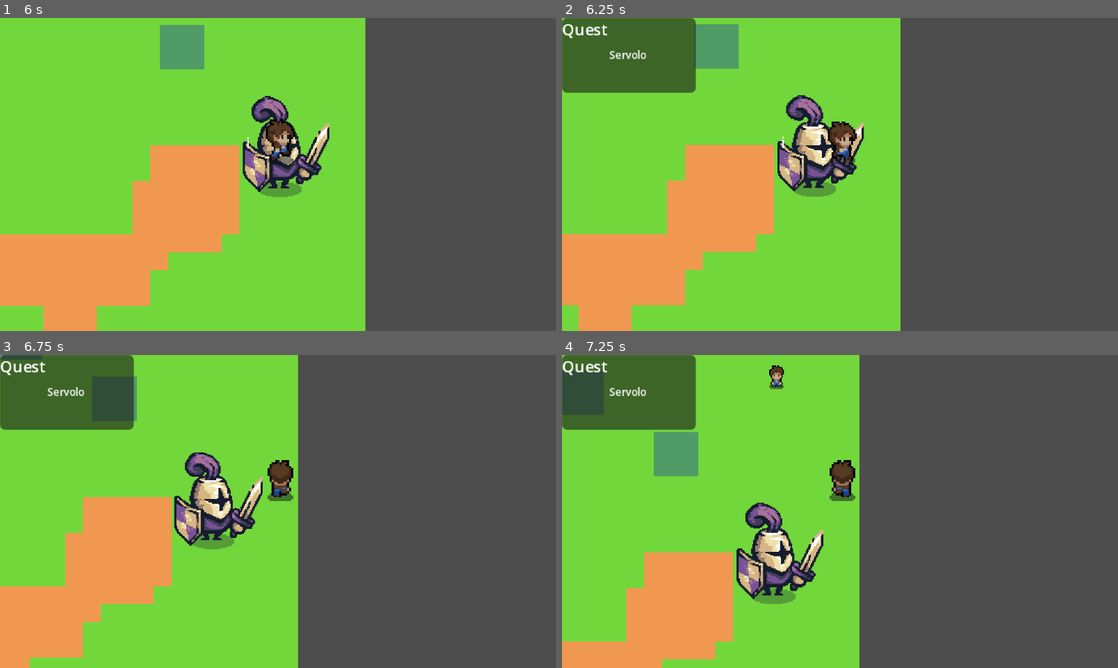
Above: before the commit, frames 1-4 (two rows, left to right).
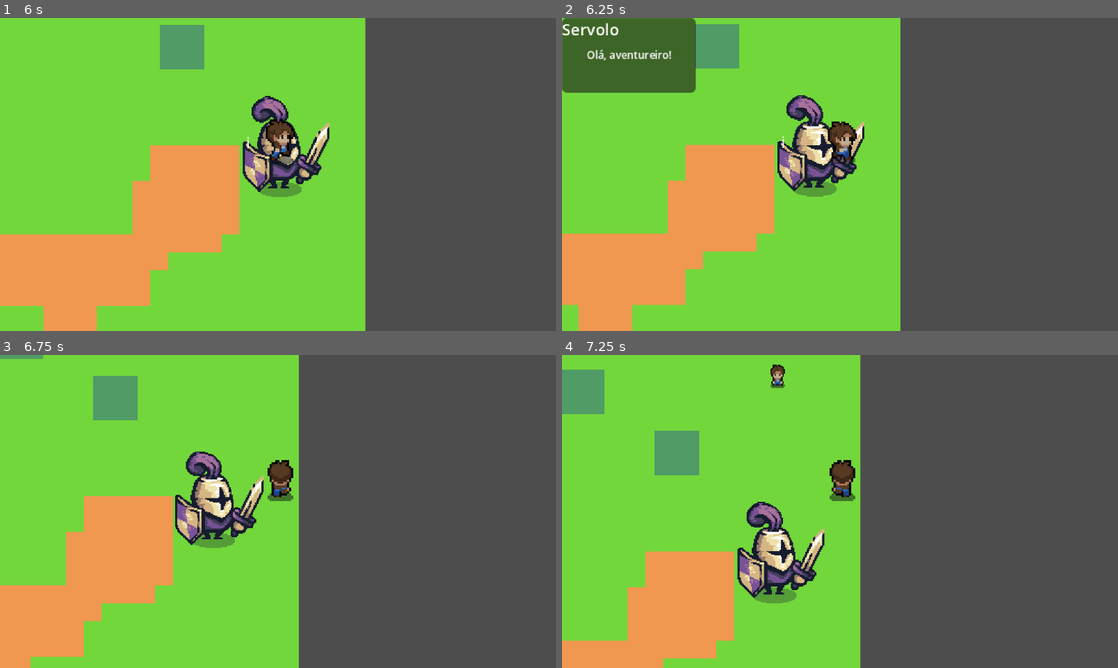
Above: after the commit, the same moments.

Repository: johanpq/game_godot
Game: Godot game, scene res://Scenario1/level_1.tscn
The game is run twice, just before and just after one commit, with the same random seed, the same clock (stepped at 60 frames per second) and the same inputs. This scene is started directly instead of the project's main scene.
Inputs:
- Up to frame 1 (6 s): hold D (move_right) 0.53-1.28 s; tap I (mural_quests) at 0.6, 1.55, 2.1, 2.85, 3.8, 4.35, 5.1 s; hold S (move_down) 1.28-2.03 s; tap F (get_item) at 1.35, 3.6, 5.85 s; hold D (move_right) 2.03-2.78 s; hold W (move_up) 2.78-3.53 s; hold A (move_left) 3.53-5.03 s; hold S (move_down) 5.03-5.78 s; hold D (move_right) from 5.78 s (still down)
- Up to frame 2 (6.25 s): keep holding D (move_right); tap I (mural_quests) at 6.05 s
- Up to frame 3 (6.75 s): release D (move_right) at 6.53 s; hold W (move_up) from 6.53 s (still down); tap I (mural_quests) at 6.6 s
- Up to frame 4 (7.25 s): keep holding W (move_up)

Frame 1 is identical in both runs. In frame 2, 1.2% of the frame differs, in the area x 0-55%, y 1-100%; in frame 3, 7.5%; in frame 4, 7.9%, in the area x 0-54%, y 0-100%.

Commit message:
feat: added dialog

Diff:
--- a/Scenario1/level_1.tscn
+++ b/Scenario1/level_1.tscn
@@ -121,15 +121,15 @@
 
 [node name="Npcs" parent="." instance=ExtResource("3_xsss1")]
 position = Vector2(53, -11)
-quest_text = "Brendo"
 sprite_frames = SubResource("SpriteFrames_amxww")
 animation_name = "idle_npc"
+name_npc = "Brendo"
 
 [node name="Npcs2" parent="." instance=ExtResource("3_xsss1")]
 position = Vector2(52, 58)
-quest_text = "Servolo"
 sprite_frames = SubResource("SpriteFrames_y01nm")
 animation_name = "idle_warrior"
+name_npc = "Servolo"
 
 [node name="Character" parent="." instance=ExtResource("5_5t6ri")]
 position = Vector2(283, 68)
--- a/character/scripts/character.gd
+++ b/character/scripts/character.gd
@@ -35,6 +35,9 @@
 	)
 
 	if direction != Vector2.ZERO:
+		if GlobalVariables.quest_open:
+			return
+
 		var normalized_dir = direction.normalized()
 
 		velocity.x = lerp(velocity.x, normalized_dir.x * move_speed, acceleration)
--- a/globalVariables.gd
+++ b/globalVariables.gd
@@ -1,6 +1,7 @@
 # Global.gd
 extends Node
 
+var quest_open = false
 var npc1_locked = false # trava quando completado
 var npc2_locked = false      # trava se missao 1 nao for completada
 var mural1_completed = false   # missão 1 completada
--- /dev/null
+++ b/npc/script/dialog.gd
@@ -0,0 +1,11 @@
+extends Node
+
+
+# Called when the node enters the scene tree for the first time.
+func _ready() -> void:
+	pass # Replace with function body.
+
+
+# Called every frame. 'delta' is the elapsed time since the previous frame.
+func _process(delta: float) -> void:
+	pass
--- a/npc/script/npcs.gd
+++ b/npc/script/npcs.gd
@@ -1,32 +1,75 @@
 extends Node2D
 class_name Npc
 
-@export var quest_title: String = "Quest"
-@export var quest_text: String = "Apanhe o lixo"
+# Lista de falas exportadas — dá pra editar no Inspector
+@export var dialogues: Array[String] = [
+	"Olá, aventureiro!",
+	"Preciso que você colete o lixo da vila.",
+	"Volte aqui quando terminar!"
+]
 
-# Sprites para animacao
 @export var sprite_frames: SpriteFrames
 @export var animation_name: String = "default"
 
 @export var labelKeyboard: Node2D
 @export var mural_npc: PanelContainer
+@export var name_npc: String
 @export var title_mural: RichTextLabel
 @export var text_mural: RichTextLabel
 
 var player_in_area = false
+var dialogue_index: int = 0
+var dialogue_open: bool = false
+
 @onready var sprite: AnimatedSprite2D = $Npc/Texture
 
 func _ready() -> void:
 	if sprite and sprite_frames:
-		sprite.sprite_frames = sprite_frames   # aplica o recurso exportado
+		sprite.sprite_frames = sprite_frames
 		if sprite_frames.has_animation(animation_name):
 			sprite.play(animation_name)
-		else:
-			print("Animacao não encontrada: ", animation_name)
 
-	# Oculta o teclado no início
 	if labelKeyboard:
 		labelKeyboard.visible = false
+
+	if mural_npc:
+		mural_npc.visible = false
+
+# Abre/fecha o painel de diálogo
+func toggle_dialogue():
+	if not dialogue_open:
+		# começa o diálogo
+		dialogue_index = 0
+		_show_current_dialogue()
+		GlobalVariables.quest_open = true
+		mural_npc.visible = true
+		dialogue_open = true
+	else:
+		_next_dialogue()
+
+# Mostra a fala atual
+func _show_current_dialogue():
+	if dialogues.size() > 0 and dialogue_index < dialogues.size():
+		title_mural.text = name_npc
+		text_mural.text = dialogues[dialogue_index]
+	else:
+		# se não tiver mais falas, fecha
+		_close_dialogue()
+
+# Vai para a próxima fala
+func _next_dialogue():
+	dialogue_index += 1
+	if dialogue_index < dialogues.size():
+		_show_current_dialogue()
+	else:
+		_close_dialogue()
+
+# Fecha diálogo
+func _close_dialogue():
+	GlobalVariables.quest_open = false
+	mural_npc.visible = false
+	dialogue_open = false
+	dialogue_index = 0
 
 func open_label_keyboard(_keyboard: String):
 	var label_label = labelKeyboard.get_node("Label") as Label
@@ -36,14 +79,6 @@
 func close_label_keyboard():
 	labelKeyboard.visible = false
 
-func mural():
-	if mural_npc.visible:
-		mural_npc.visible = false
-	else:
-		title_mural.text = quest_title
-		text_mural.text = quest_text
-		mural_npc.visible = true
-
 func in_area(_body: Node2D) -> void:
 	player_in_area = true
 	open_label_keyboard("i")
@@ -51,7 +86,8 @@
 func out_area(_body: Node2D) -> void:
 	player_in_area = false
 	close_label_keyboard()
+	_close_dialogue()
 
 func _process(_delta: float) -> void:
 	if player_in_area and Input.is_action_just_pressed("mural_quests"):
-		mural()
+		toggle_dialogue()
Not shown: 1 places in Scenario1/level_1.tscn that only renumber resources
Not shown, added: npc/script/dialog.gd.uid
